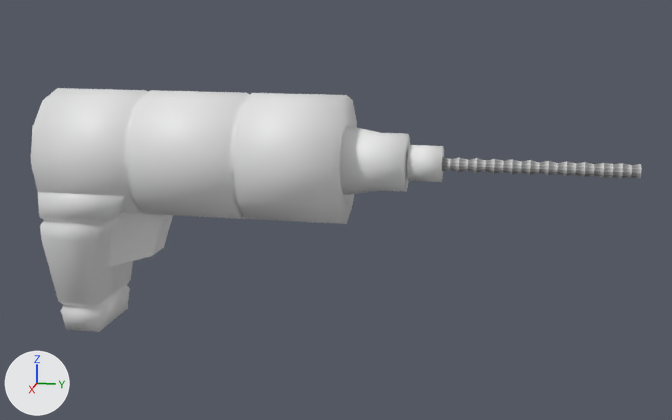
A saved change to the Blender file working/subahu/Drill/Drill.blend.
One viewpoint serves both versions: a 50 mm camera at (2.182, 1.041, 0.882) aimed at (-0.006, 0.603, 0.335). Arrows for +X, +Y and +Z are at lower left; the lights stay in place.

The first picture shows 'Drill', 'DrillBit', 'OnOffTrigger'.
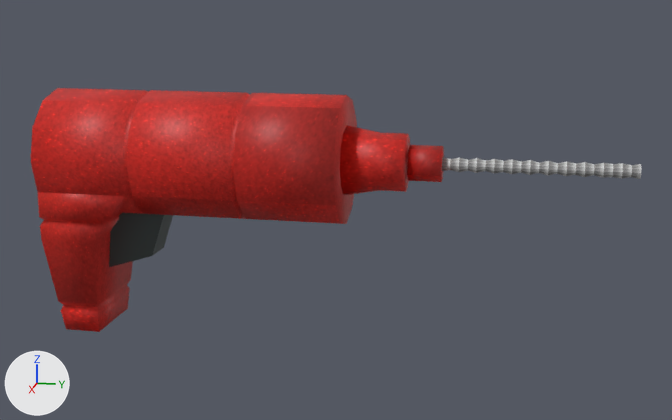
Changed parts and their boxes [x1, y1, x2, y2] in the pictures (672 x 420 px):
```json
{"object": "Drill", "change": "recoloured, surface changed", "before": [31, 88, 444, 332], "after": [31, 88, 444, 332], "on screen": "white to red"}
{"object": "OnOffTrigger", "change": "recoloured", "before": [109, 213, 173, 267], "after": [109, 213, 173, 267], "on screen": "grey to black"}
```

Edits to the scene script, one JSON object a line:
```json
{"op": "add", "block": "img_rubber_texture1332_jpg", "code": ["img_rubber_texture1332_jpg = load_image('rubber_texture1332.jpg', '../Cart/Textures/rubber_texture1332.jpg', 1200, 1437, 'sRGB')"]}
{"op": "add", "block": "img_ruby_red_sparkel_jpg", "code": ["img_ruby_red_sparkel_jpg = load_image('ruby red sparkel.jpg', '../Cart/Textures/ruby red sparkel.jpg', 3216, 2136, 'sRGB')"]}
{"op": "add", "block": "mat_rubber_texture1332_jpg", "code": ["mat_rubber_texture1332_jpg = principled_material('rubber_texture1332.jpg')", "mat_rubber_texture1332_jpg.texture = img_rubber_texture1332_jpg"]}
{"op": "add", "block": "mat_ruby_red_sparkel_jpg", "code": ["mat_ruby_red_sparkel_jpg = principled_material('ruby red sparkel.jpg')", "mat_ruby_red_sparkel_jpg.texture = img_ruby_red_sparkel_jpg"]}
{"block": "me_cube", "where": "me_cube.from_pydata(...)  # 192 vertices, 160 faces; spans x -0.158..0.158, y -0.115..0.861, z -0.218..0.394"}
{"block": "me_cube", "where": "# used by ob_drill; location = (0.0, 0.0, 0.225)"}
{"block": "me_cube", "change": "me_cube part 1: texture (UV) coordinates changed"}
{"op": "add", "block": "me_cube", "code": "me_cube.materials.append(mat_ruby_red_sparkel_jpg)  # picture img_ruby_red_sparkel_jpg"}
{"block": "me_cube_001", "where": "me_cube_001.from_pydata(...)  # 8 vertices, 6 faces; spans x -1.0..1.0, y -1.0..1.0, z -1.0..1.0"}
{"op": "add", "block": "me_cube_001", "code": "me_cube_001.materials.append(mat_rubber_texture1332_jpg)  # picture img_rubber_texture1332_jpg"}
```
